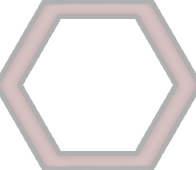
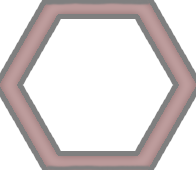
Layer changes from the first w=196, h=170 image to the second:
"edges": opacity 31% → 50% over (x1=0, y1=0, x2=196, y2=170)
